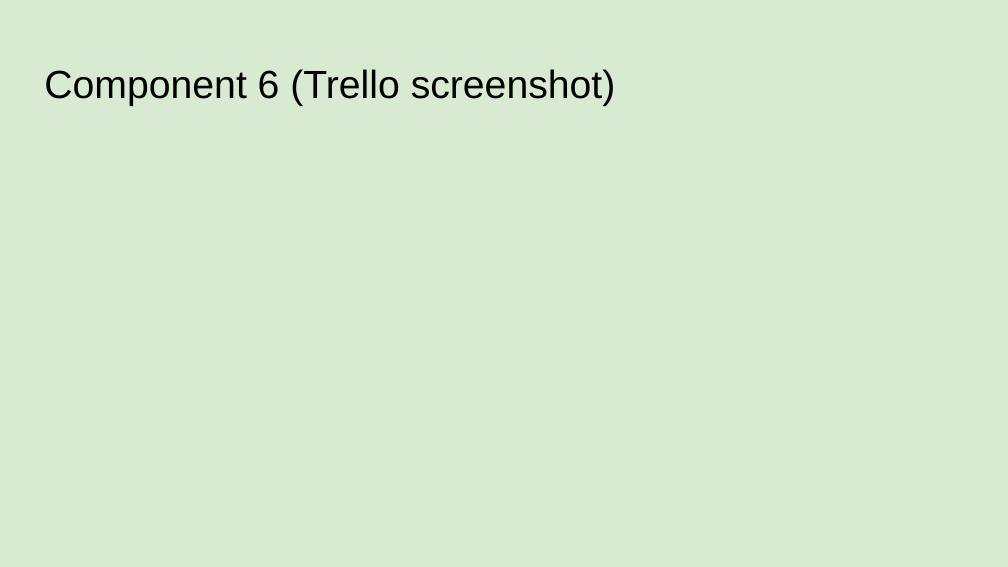
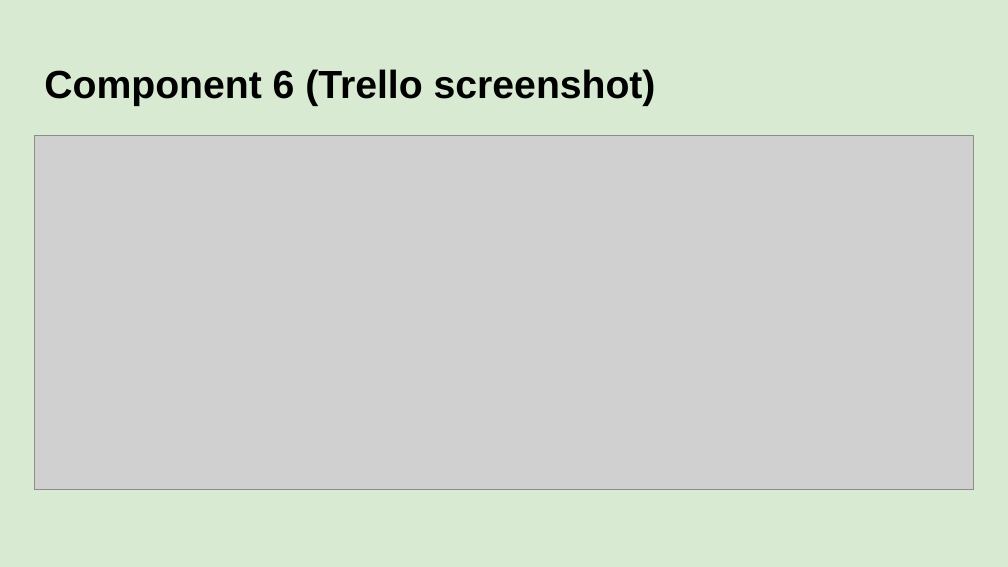
Before and after one commit to danettp/ds_nuts_bot, a slide deck: slide 48 of Danett Pepito - 000_91896 _ 91897 Documentation - 2150400 (Git).pptx. Drawn at 1008x567 pixels with LibreOffice and Linux fonts; fonts in the diff are those of the drawing; grey boxes stand for pictures; background and template pictures are left out. Boxes give left, top, right and bottom in pixels: in the first picture for what was removed or moved away, otherwise in the second. Text is boxed around its words. In the diff, an @@ line names an element or a change of style, - is before the commit and + after.

```diff
--- a/Danett Pepito - 000_91896 _ 91897 Documentation - 2150400 (Git).pptx
+++ b/Danett Pepito - 000_91896 _ 91897 Documentation - 2150400 (Git).pptx
@@ title "Component 6 (Trello screenshot)" at <box>44,69,656,106</box>: bold on @@
@@ picture added at <box>34,135,974,490</box> @@
```
Also in this commit, not shown: 1 other slide changed, 2 slides added, 1 other file.
